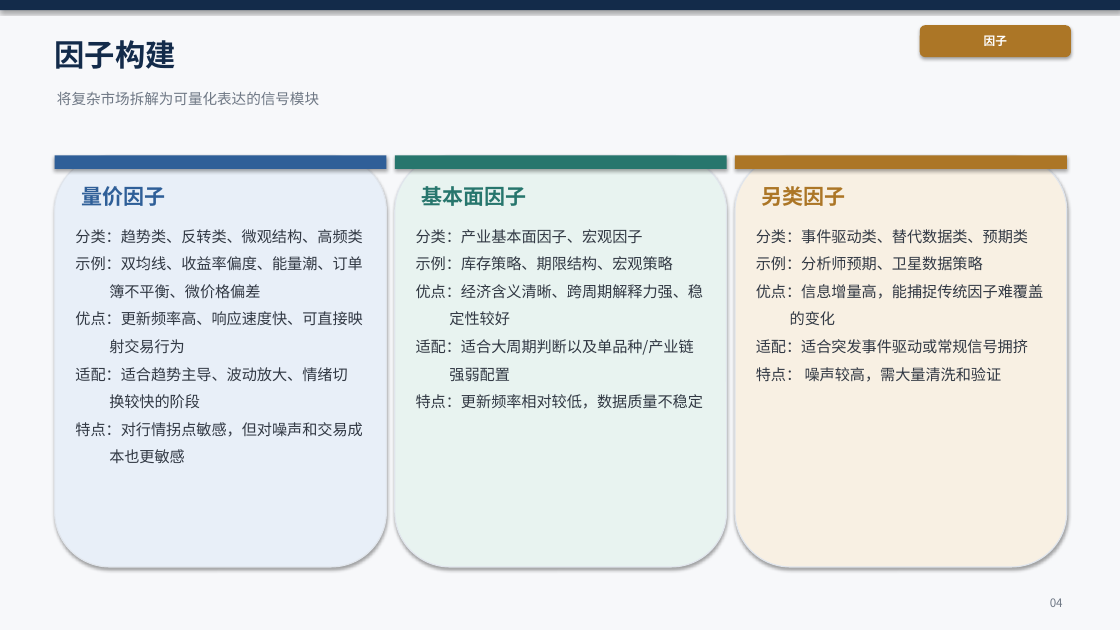
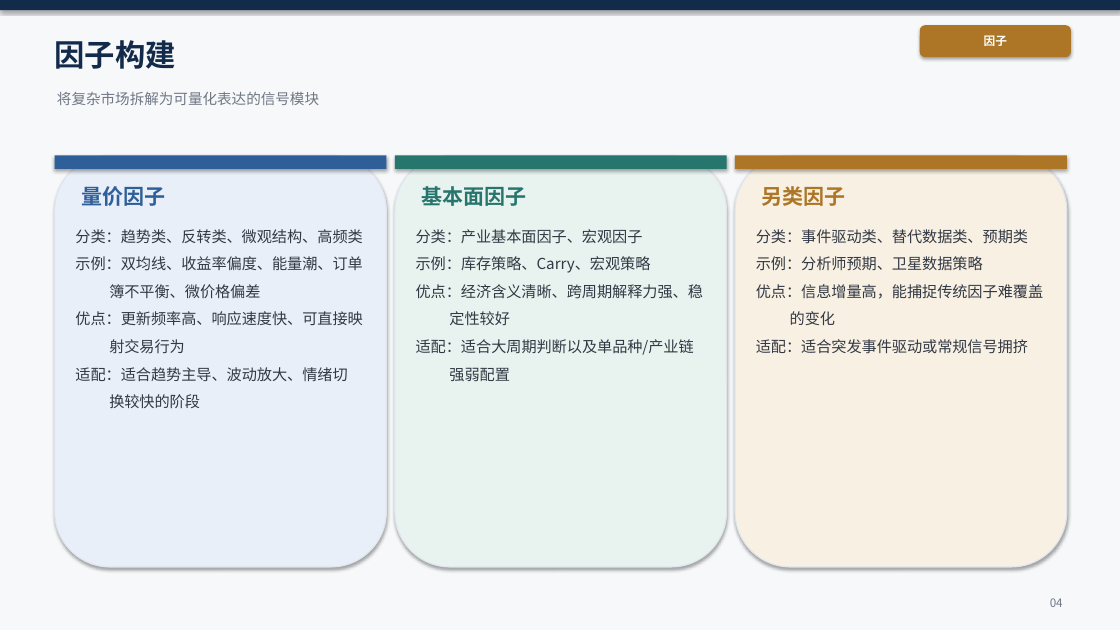
Before and after one commit to KevinSherry2016/CTA, a slide deck: slide 4 of CTA投研框架.pptx. Drawn at 1120x630 pixels with LibreOffice and Linux fonts; fonts in the diff are those of the drawing. Boxes give left, top, right and bottom in pixels: in the first picture for what was removed or moved away, otherwise in the second. Text is boxed around its words. In the diff, an @@ line names an element or a change of style, - is before the commit and + after.

Commit message:
update ppt

```diff
--- a/CTA投研框架.pptx
+++ b/CTA投研框架.pptx
@@ text at (416,256,651,273): text changed @@
-示例：库存策略、期限结构、宏观策略
+示例：库存策略、Carry、宏观策略
@@ text at (756,367,1002,382): paragraph removed @@
-特点： 噪声较高，需大量清洗和验证
@@ text at (416,394,703,409): paragraph removed @@
-特点：更新频率相对较低，数据质量不稳定
@@ text at (75,422,362,463): paragraphs removed @@
-特点：对行情拐点敏感，但对噪声和交易成
-本也更敏感
```
Also in this commit, not shown: 2 other slides changed.
